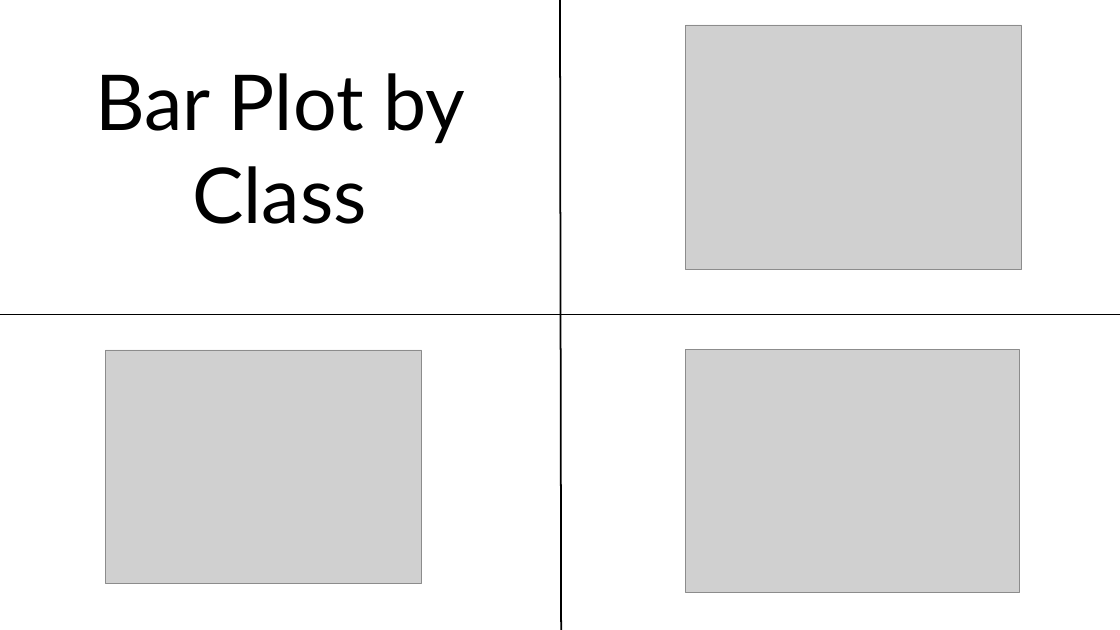
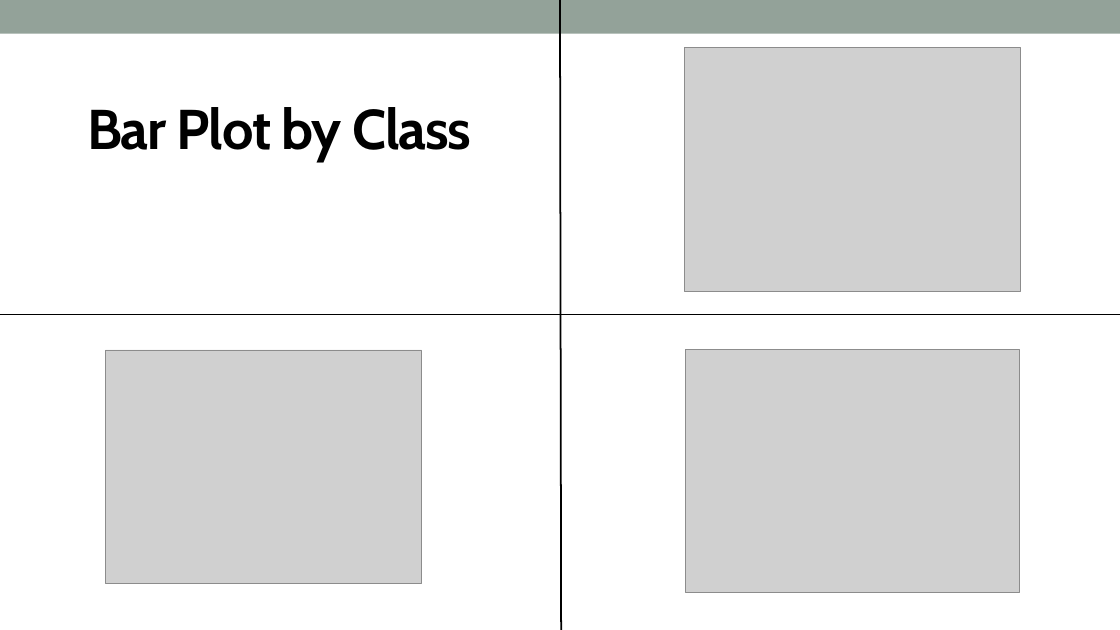
Before and after one commit to adnt01/stroke_factors_analysis, a slide deck: slide 7 of report_and_presentation/Cohort8_DS3_Presentation.pptx. Drawn at 1120x630 pixels with LibreOffice and Linux fonts; fonts in the diff are those of the drawing; grey boxes stand for pictures; background and template pictures are left out. Boxes give left, top, right and bottom in pixels: in the first picture for what was removed or moved away, otherwise in the second. Text is boxed around its words. In the diff, an @@ line names an element or a change of style, - is before the commit and + after.

Commit message:
update presentation format

```diff
--- a/report_and_presentation/Cohort8_DS3_Presentation.pptx
+++ b/report_and_presentation/Cohort8_DS3_Presentation.pptx
@@ rectangle added at bbox=[0, 0, 1120, 34], fill #93A299 @@
@@ picture: place and size @@
-picture at bbox=[686, 25, 1023, 270]
+picture at bbox=[685, 48, 1021, 292]
@@ text "Bar Plot by Class": place and size @@
-text "Bar Plot by Class" at bbox=[95, 73, 465, 224]
+text "Bar Plot by Class" at bbox=[87, 107, 471, 161]
@@ text "Bar Plot by Class" at bbox=[87, 107, 471, 161]: size 66 to 48 pt, font Lato to Cabin, letter spacing 0 to -1 pt, bold on @@
```
Also in this commit, not shown: 19 other slides changed, 1 slide added, 1 slide removed.
